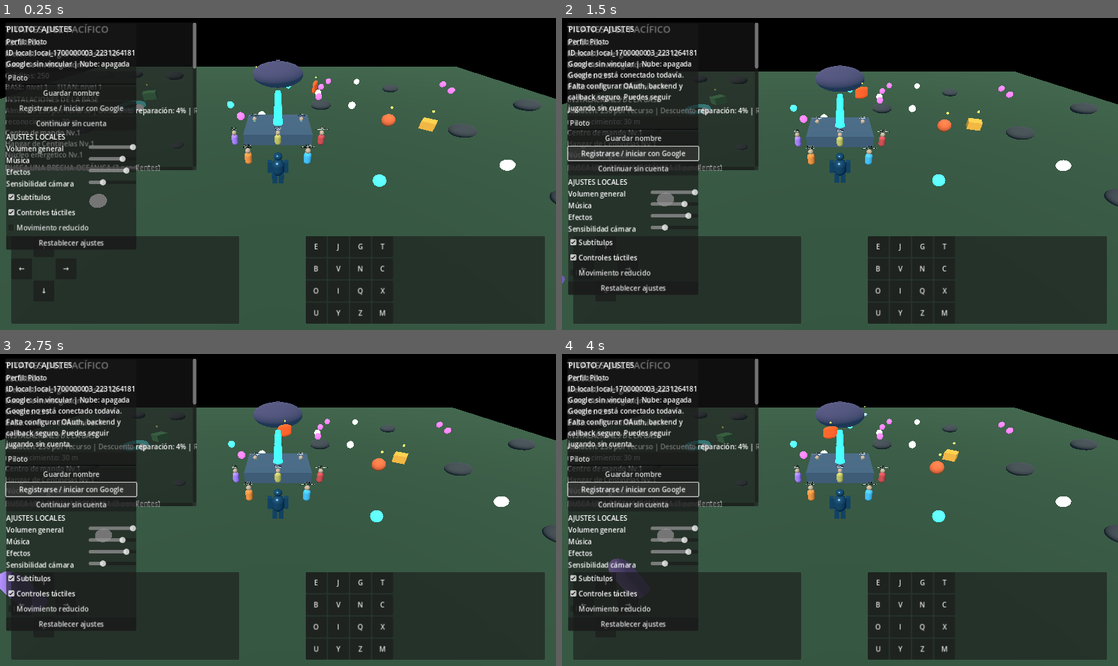
Above: before the commit, frames 1-4 (two rows, left to right).
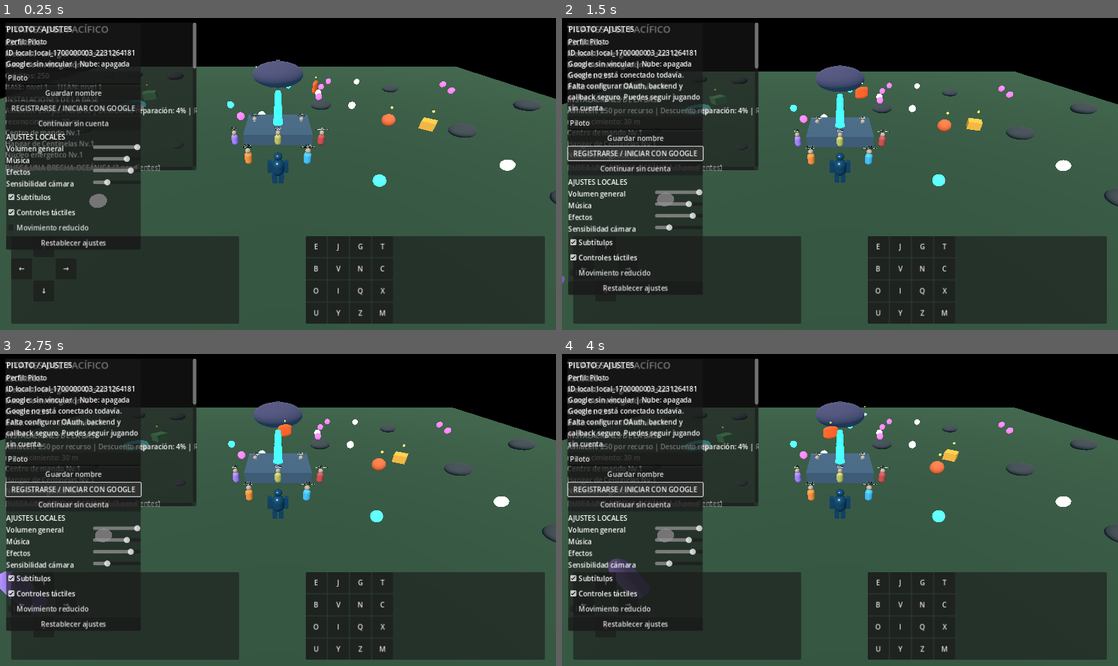
Above: after the commit, the same moments.

Repository: edwjacpinros2012-dev/Titanes-del-Pac-fico-
Game: Godot game, scene res://scenes/main.tscn
Two runs of this game, one before a commit and one after it. Both use one fixed random seed, a clock stepped at 60 frames per second and the inputs below.
Inputs:
- Up to frame 1 (0.25 s): no input
- Up to frame 2 (1.5 s): click "Registrarse / iniciar con Goo…" (after the commit: "REGISTRARSE / INICIAR CON GOO…") at 0.5 s; click "Registrarse / iniciar con Goo…" (after the commit: "REGISTRARSE / INICIAR CON GOO…") at 1.25 s
- Up to frame 3 (2.75 s): click "Registrarse / iniciar con Goo…" (after the commit: "REGISTRARSE / INICIAR CON GOO…") at 2 s
- Up to frame 4 (4 s): click "Guardar nombre" at 2.75 s; click "Registrarse / iniciar con Goo…" (after the commit: "REGISTRARSE / INICIAR CON GOO…") at 3.5 s

The runs differ from the first frame. In frame 1, 1.1% of the frame differs, in the area x 2-26%, y 18-74%; in frame 2, 1.3%; in frame 3, 1.3%, in the area x 1-26%, y 24-89%; in frame 4, 1.3%.

Commit message:
Improve account UI settings synchronization

Diff:
--- a/scripts/accounts/account_ui.gd
+++ b/scripts/accounts/account_ui.gd
@@ -1,25 +1,22 @@
 extends CanvasLayer
+
 var status_label: Label
 var name_input: LineEdit
 var settings_box: VBoxContainer
-var visible_panel := true
+var panel_container: PanelContainer
 
 func _ready() -> void:
 	layer = 80
 	_build_ui()
 
 func _build_ui() -> void:
-	var panel := PanelContainer.new()
-	panel.name = "AccountSettingsPanel"
-	panel.anchor_left = 0.0
-	panel.anchor_top = 0.0
-	panel.anchor_right = 0.0
-	panel.anchor_bottom = 0.0
-	panel.position = Vector2(14, 14)
-	panel.custom_minimum_size = Vector2(300, 0)
-	add_child(panel)
+	panel_container = PanelContainer.new()
+	panel_container.name = "AccountSettingsPanel"
+	panel_container.position = Vector2(14, 14)
+	panel_container.custom_minimum_size = Vector2(310, 0)
+	add_child(panel_container)
 	var column := VBoxContainer.new()
-	panel.add_child(column)
+	panel_container.add_child(column)
 	var title := Label.new()
 	title.text = "PILOTO / AJUSTES"
 	title.add_theme_font_size_override("font_size", 18)
@@ -37,7 +34,7 @@
 	save_name.pressed.connect(func(): AccountManager.set_display_name(name_input.text))
 	column.add_child(save_name)
 	var google := Button.new()
-	google.text = "Registrarse / iniciar con Google"
+	google.text = "REGISTRARSE / INICIAR CON GOOGLE"
 	google.pressed.connect(AccountManager.begin_google_sign_in)
 	column.add_child(google)
 	var offline := Button.new()
@@ -77,6 +74,7 @@
 	slider.max_value = max_value
 	slider.step = 0.05
 	slider.custom_minimum_size = Vector2(110, 0)
+	slider.set_meta("setting_key", setting_key)
 	slider.value = float(SettingsManager.get_setting(setting_key, 1.0))
 	slider.value_changed.connect(func(v: float): SettingsManager.set_setting(setting_key, v))
 	row.add_child(slider)
@@ -84,24 +82,23 @@
 func _add_check(label_text: String, setting_key: String) -> void:
 	var check := CheckBox.new()
 	check.text = label_text
+	check.set_meta("setting_key", setting_key)
 	check.button_pressed = bool(SettingsManager.get_setting(setting_key, true))
 	check.toggled.connect(func(v: bool): SettingsManager.set_setting(setting_key, v))
 	settings_box.add_child(check)
 
 func _refresh_settings(settings: Dictionary) -> void:
 	for child in settings_box.get_children():
-		if child is HSlider:
-			pass
-		elif child is HBoxContainer:
+		if child is HBoxContainer:
 			for nested in child.get_children():
 				if nested is HSlider:
-					var key := ""
-					for setting_key in ["master_volume","music_volume","sfx_volume","camera_sensitivity"]:
-						if setting_key in ["master_volume","music_volume","sfx_volume","camera_sensitivity"]:
-							key = setting_key
-					# Values are applied by direct slider callbacks; no recursive signal update here.
+					var key := str(nested.get_meta("setting_key", ""))
+					if settings.has(key):
+						nested.set_value_no_signal(float(settings[key]))
 		elif child is CheckBox:
-			pass
+			var key := str(child.get_meta("setting_key", ""))
+			if settings.has(key):
+				child.set_pressed_no_signal(bool(settings[key]))
 
 func _profile_summary() -> String:
 	var p := AccountManager.profile
@@ -116,4 +113,5 @@
 	status_label.text = _profile_summary() + "\n" + message
 
 func _on_profile_changed(_profile: Dictionary) -> void:
+	name_input.text = str(AccountManager.profile.get("display_name", "Piloto"))
 	status_label.text = _profile_summary()
